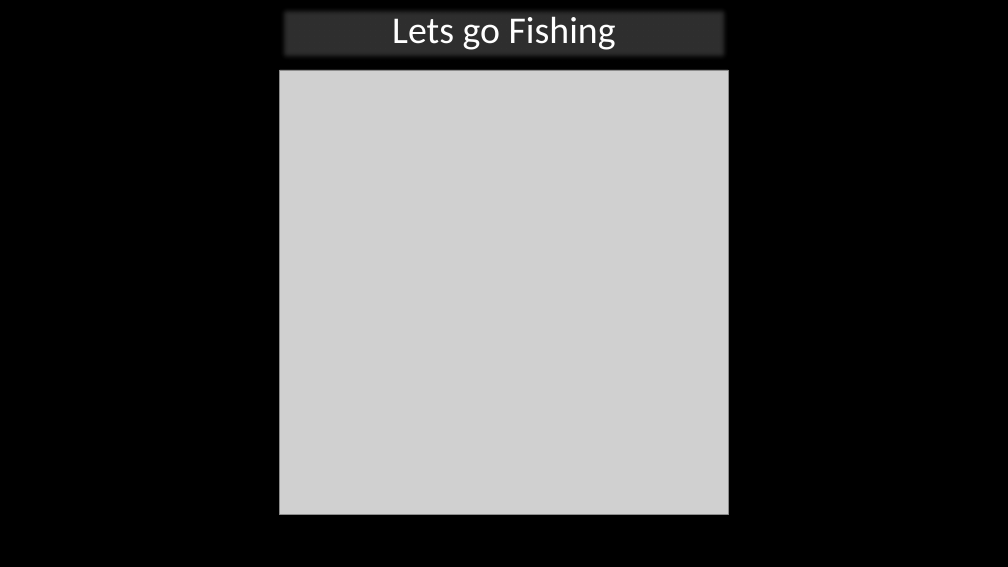
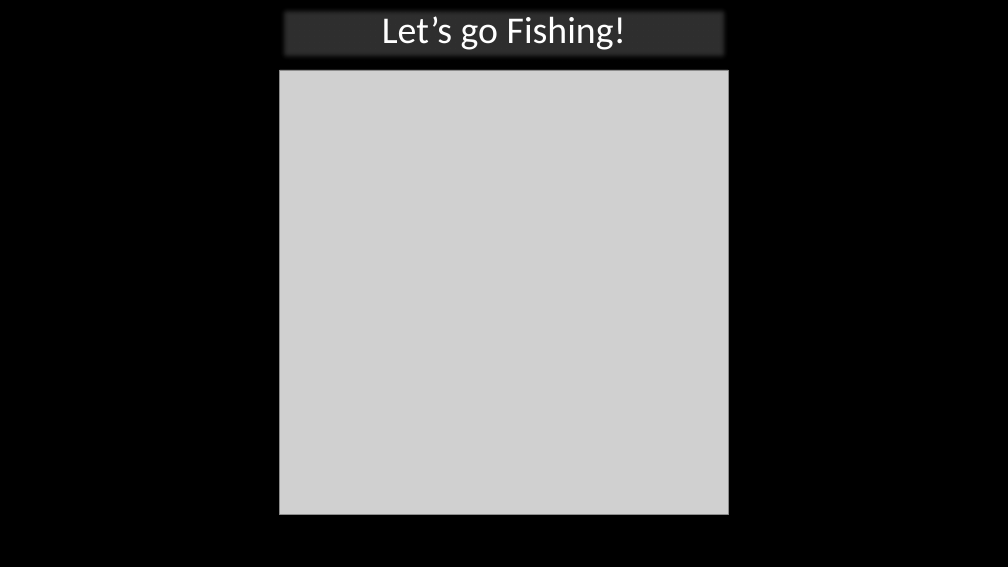
Before and after one commit to marveld21/Final-Project_Bass_Fishing_Analysis, a slide deck: slide 10 of Presentation.pptx. Drawn at 1008x567 pixels with LibreOffice and Linux fonts; fonts in the diff are those of the drawing; grey boxes stand for pictures. Boxes give left, top, right and bottom in pixels: in the first picture for what was removed or moved away, otherwise in the second. Text is boxed around its words. In the diff, an @@ line names an element or a change of style, - is before the commit and + after.

```diff
--- a/Presentation.pptx
+++ b/Presentation.pptx
@@ text at (382, 16, 626, 50): text changed @@
-Lets go Fishing
+Let’s go Fishing!
```
